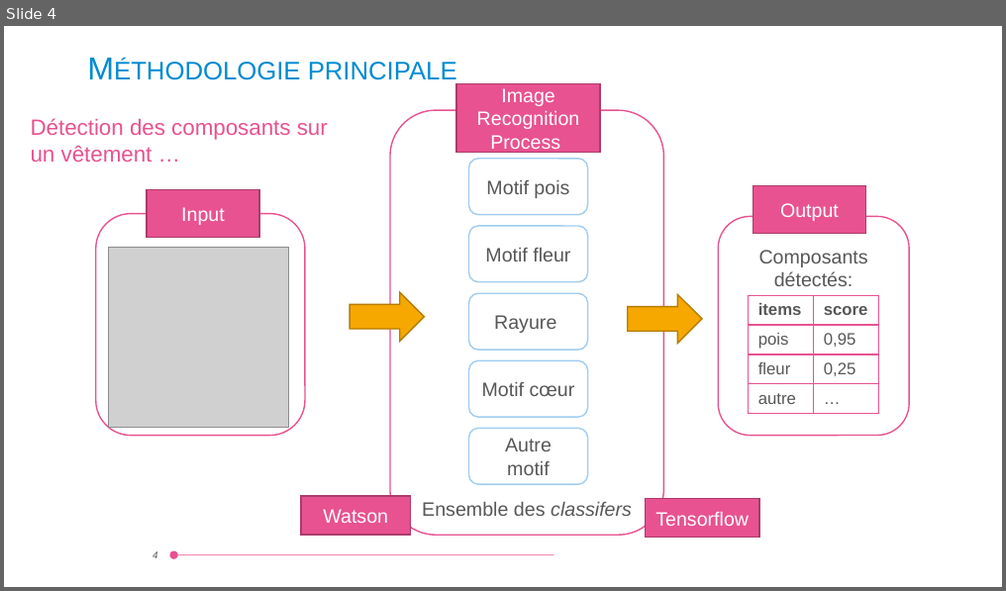
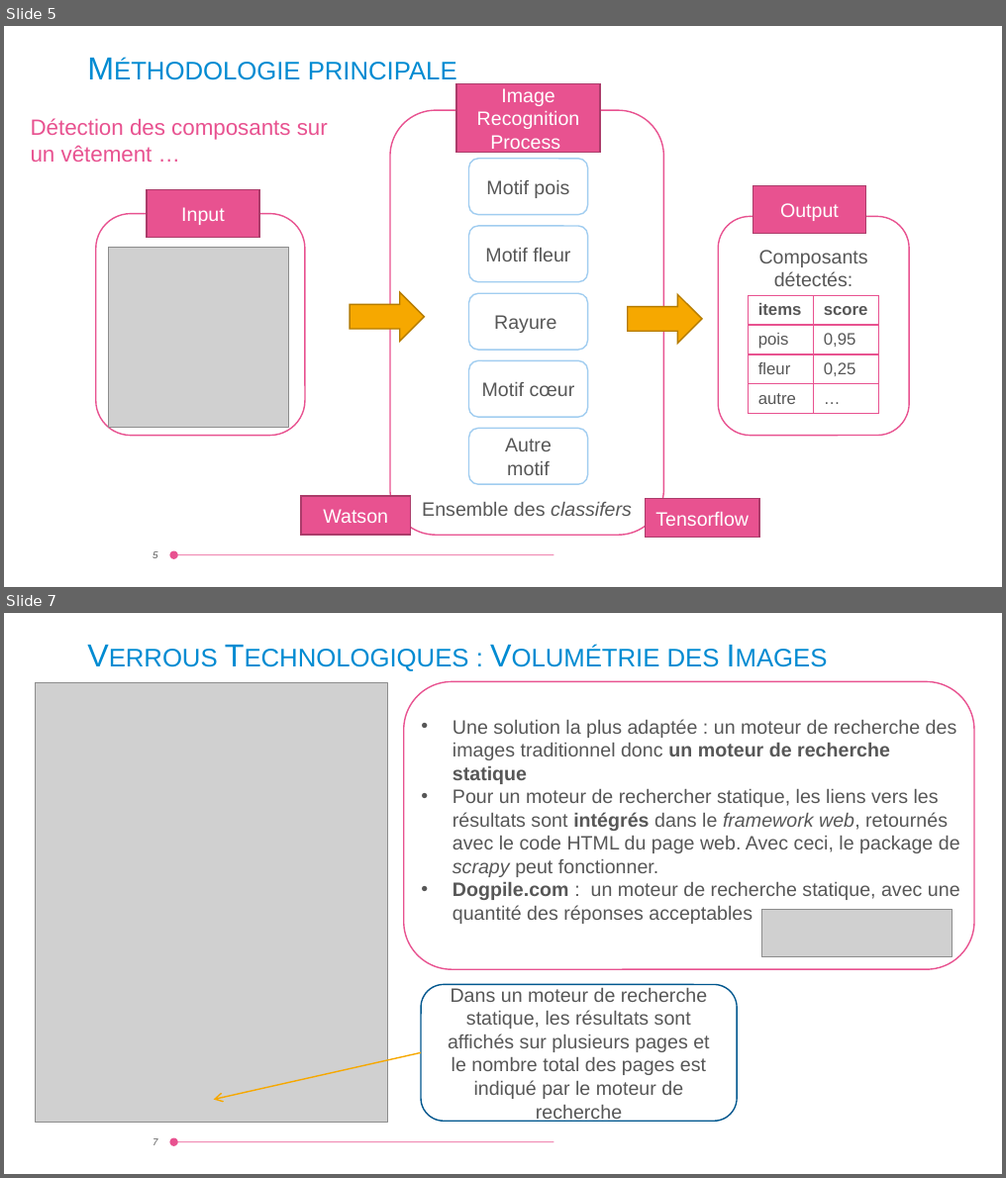
Before and after one commit to nanzhao2016/Projet_Mode, a slide deck: methodologie.pptx. Shown one above the other, each under a label of ours: slide 4 before the commit, slides 5 and 7 after it; the slides between them are not shown. The pictures are 1006x591 and 1006x1178 pixels, drawn with LibreOffice and Linux fonts; fonts in the diff are those of the drawing; grey boxes stand for pictures; background and template pictures are left out. Boxes give left, top, right and bottom in pixels: in the first picture for what was removed or moved away, otherwise in the second. Text is boxed around its words. In the diff, an @@ line names an element or a change of style, - is before the commit and + after.

```diff
--- a/methodologie.pptx
+++ b/methodologie.pptx
@@ slide 7 added at [4, 613, 1002, 1174], background picture (left out); not listed: 1 template element that a slide beside it also shows @@
@@ title added at [452, 649, 720, 761], 23 pt, text #008BD2, small capitals @@
+Verrous Technologiques : Volumétrie des Images
@@ picture added at [35, 683, 387, 1122] @@
@@ rounded rectangle added at [404, 682, 975, 970], fill #FFFFFF, outline #E85290 1 pt @@
@@ text added at [452, 719, 960, 924], 14 pt, text #575757 @@
+• Une solution la plus adaptée : un moteur de recherche des images traditionnel donc un moteur de recherche statique
+• Pour un moteur de rechercher statique, les liens vers les résultats sont intégrés dans le framework web, retournés avec le code HTML du page web. Avec ceci, le package de scrapy peut fonctionner.
+• Dogpile.com : un moteur de recherche statique, avec une quantité des réponses acceptables
@@ picture added at [761, 909, 952, 957] @@
@@ rounded rectangle added at [421, 984, 738, 1121], fill #FFFFFF, outline #00578E 1 pt, 14 pt, text #575757 @@
+Dans un moteur de recherche statique, les résultats sont affichés sur plusieurs pages et le nombre total des pages est indiqué par le moteur de recherche
@@ arrow added from (421, 1054) to (214, 1100), #F6A800 1 pt @@
@@ page number added at [152, 1139, 157, 1146], 7 pt, text #575757, italic @@
+7
@@ what was slide 4 is now slide 5 @@
@@ page number at [152, 552, 157, 559]: text changed @@
-4
+5
```
Also in this commit, not shown: 2 slides changed, 5 other slides added.
